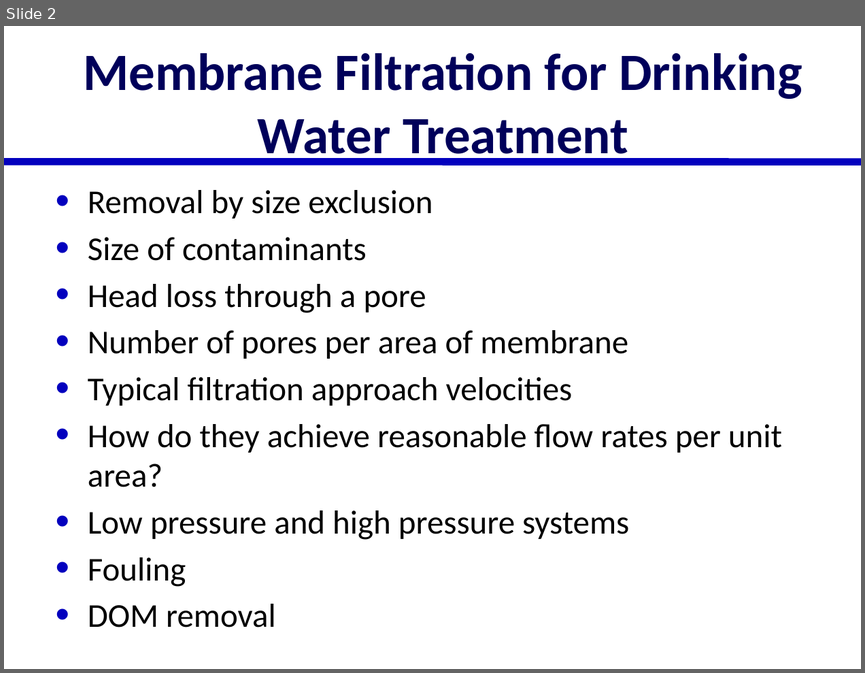
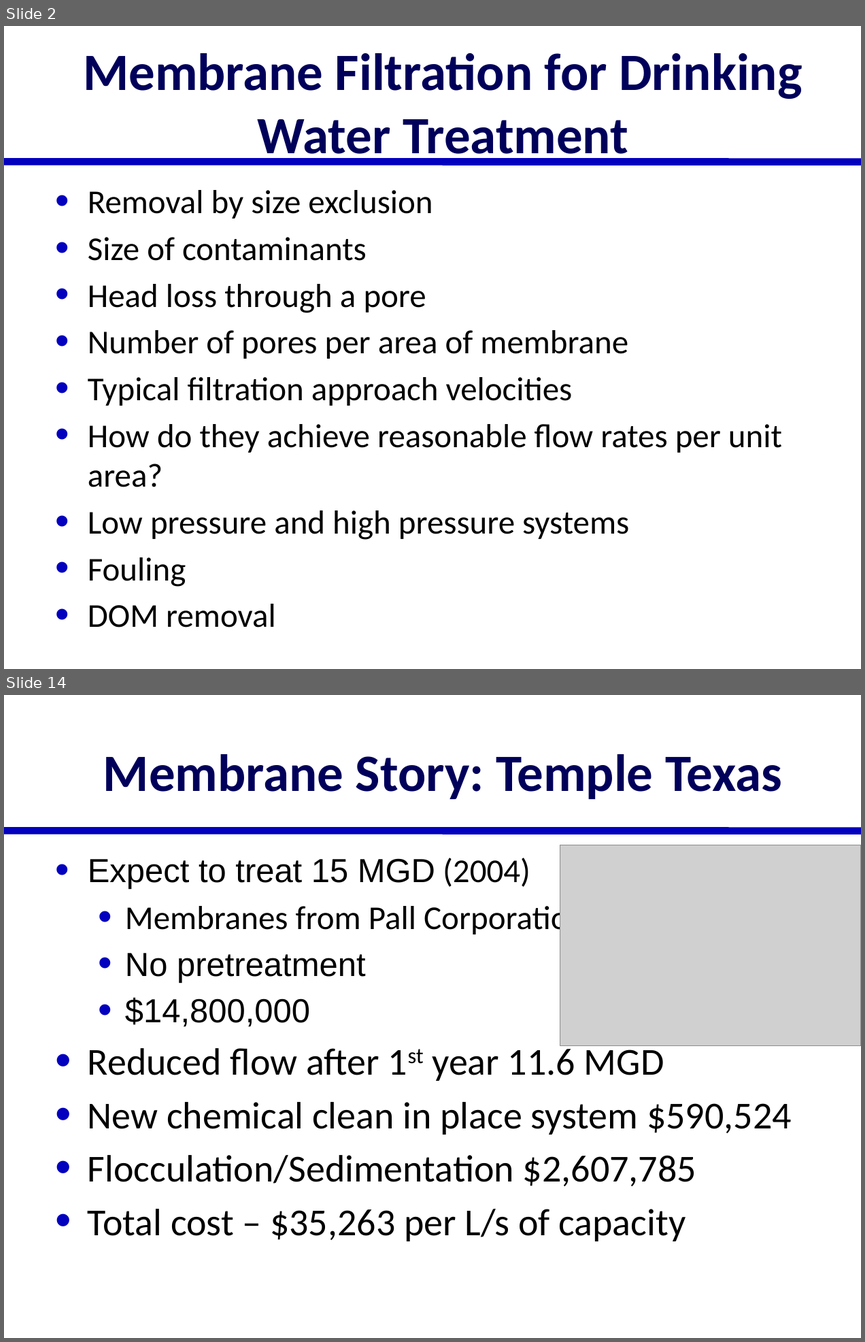
Before and after one commit to AguaClara/SWOT, a slide deck: Lectures/In Class/Membrane Filtration.pptx. Shown one above the other, each under a label of ours: slide 2 before the commit, slides 2 and 14 after it; the slides between them are not shown. The pictures are 865x673 and 865x1342 pixels, drawn with LibreOffice and Linux fonts; fonts in the diff are those of the drawing; grey boxes stand for pictures. Boxes give left, top, right and bottom in pixels: in the first picture for what was removed or moved away, otherwise in the second. Text is boxed around its words. In the diff, an @@ line names an element or a change of style, - is before the commit and + after.

Commit message:
membranes

```diff
--- a/Lectures/In Class/Membrane Filtration.pptx
+++ b/Lectures/In Class/Membrane Filtration.pptx
@@ slide 14 added at (4,695,861,1338), background #FFFFFF; not listed: 1 template element that a slide beside it also shows @@
@@ title added at (103,754,782,799), 44 pt, text #00005A, bold @@
+Membrane Story: Temple Texas
@@ text added at (88,858,791,1241), 32 pt, text #000000 @@
+  • Expect to treat 15 MGD (2004)
+  • Membranes from Pall Corporation
+  • No pretreatment
+  • $14,800,000
+• Reduced flow after 1st year 11.6 MGD
+• New chemical clean in place system $590,524
+• Flocculation/Sedimentation $2,607,785
+• Total cost – $35,263 per L/s of capacity
@@ picture added at (560,845,861,1045) @@
```
Also in this commit, not shown: 1 slide changed, 11 other slides added, 1 slide removed, 3 other files.
